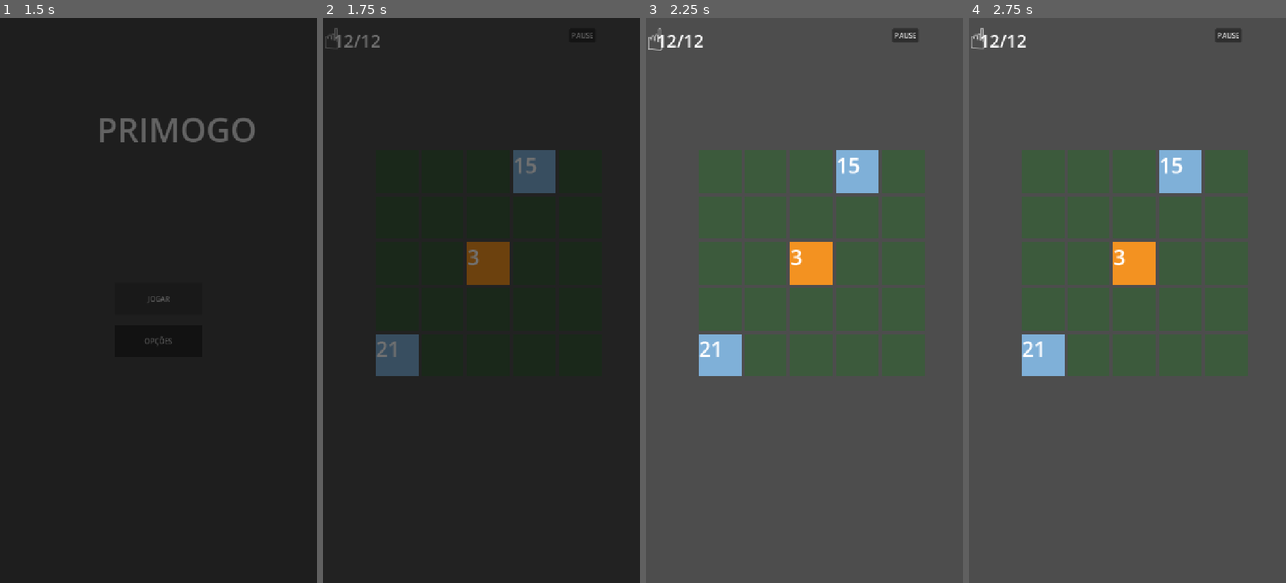
Above: before the commit, frames 1-4 (left to right).
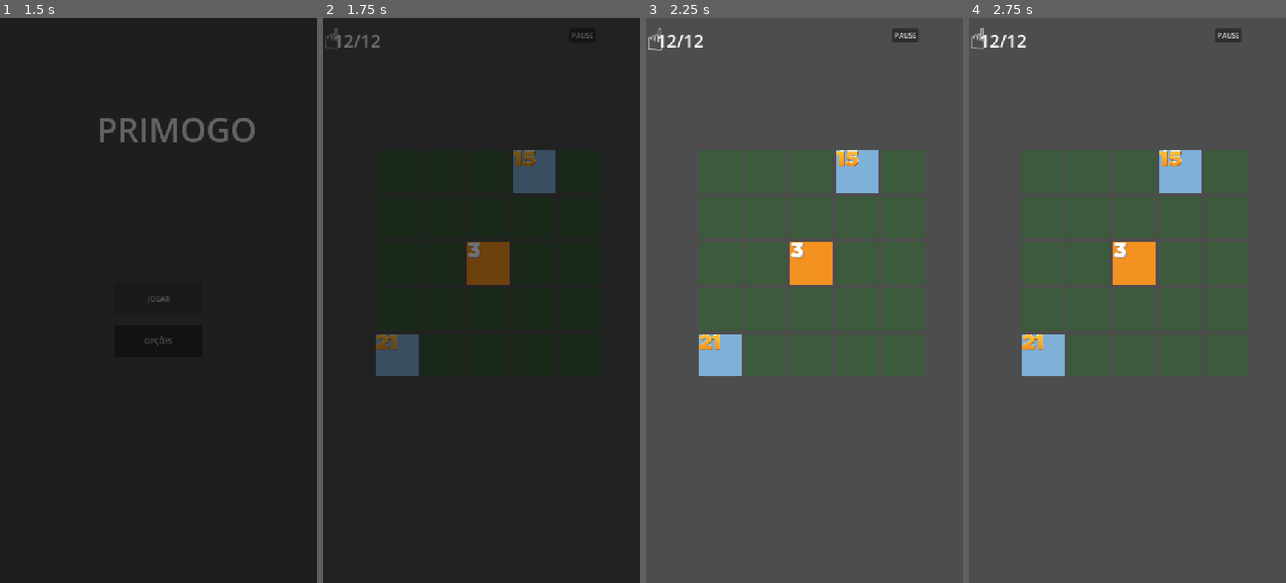
Above: after the commit, the same moments.

Repository: FernandoVillarMarinho/primogo-godot
Game: Godot game, scene res://features/main_menu/splash.tscn
Two runs of this game, one before a commit and one after it. Both use one fixed random seed, a clock stepped at 60 frames per second and the inputs below.
Inputs (mouse positions are in pixels of both pictures, inside the frame that each line leads up to):
- Up to frame 1 (1.5 s): tap Enter at 0.5 s; move the mouse to (228, 272) at 0.52 s; click (228, 272) at 0.67 s; click "JOGAR" at 1.25 s
- Up to frame 2 (1.75 s): no input
- Up to frame 3 (2.25 s): drag from (741, 328) to (788, 413) at 2.02 s
- Up to frame 4 (2.75 s): no input

Frame 1 is identical in both runs. In frame 2, 0.5% of the frame differs, in the area x 16-68%, y 23-60%; in frame 3, 0.5%; in frame 4, 0.5%.

Commit message:
T18: original bitmap fonts (DEV-002) wired into digits
- 4 BMFont .fnt files converted from the legacy metrics (no inference):
  fonts2/font.fnt (player digits, GameManager 790/854),
  fonts2/orangefont.fnt (frozen tiles + balloon, GameManager 934 /
  BalloonController 32), fonts/font_select.fnt (level select boxes,
  legacy font 2.fnt), fonts/numbers.fnt (energy counter; uniform
  56px cells from numbers.png.meta sprite rects)
- GameFonts helper (features/shared) exposes the 4 preloads with the
  legacy usage map; digits-only (0-9 + space) by design
- board.gd: DigitRenderer gets PLAYER/TILE font per cell kind; balloon
  slots use TILE (OrangeFont)
- test_game_fonts.gd: load, positive digit widths, proportional vs
  monospaced metrics, DigitRenderer integration

Suite: 137/137 GUT green
Note: legacy FontsOffSets.cs is dead code (never referenced); real
rects came from font*.fnt and numbers.png.meta

Co-Authored-By: Claude Fable 5 <noreply@anthropic.com>

Diff:
--- /dev/null
+++ b/domain/tests/test_game_fonts.gd
@@ -0,0 +1,47 @@
+extends GutTest
+## Tarefa 18 (Fase 3) — bitmap fonts originais (DEV-002): as 4 fontes convertidas dos
+## .fnt do legado carregam como Font e medem os 10 dígitos com largura positiva.
+
+
+func _fonts() -> Dictionary:
+	return {
+		"player (Fonts2/font)": GameFonts.PLAYER,
+		"tile (Fonts2/OrangeFont)": GameFonts.TILE,
+		"numbers (Fonts/numbers)": GameFonts.NUMBERS,
+		"select (Fonts/font_Select)": GameFonts.SELECT,
+	}
+
+
+func test_fonts_load_as_font() -> void:
+	for label in _fonts():
+		var f: Variant = _fonts()[label]
+		assert_true(f is Font, "%s importa como Font" % label)
+
+
+func test_all_digits_have_positive_width() -> void:
+	for label in _fonts():
+		var f: Font = _fonts()[label]
+		for d in 10:
+			var size := f.get_string_size(str(d))
+			assert_gt(size.x, 0.0, "%s: dígito %d tem largura > 0" % [label, d])
+
+
+func test_digit_widths_follow_legacy_metrics() -> void:
+	# nas fontes proporcionais o "1" é o glifo mais estreito (xadvance menor no .fnt);
+	# numbers.png é monoespaçada por design (células uniformes de 56 px no .meta do legado)
+	for label in ["player (Fonts2/font)", "tile (Fonts2/OrangeFont)", "select (Fonts/font_Select)"]:
+		var f: Font = _fonts()[label]
+		var one := f.get_string_size("1").x
+		var zero := f.get_string_size("0").x
+		assert_lt(one, zero, "%s: '1' mais estreito que '0' (métrica do .fnt)" % label)
+	var mono: Font = GameFonts.NUMBERS
+	assert_eq(mono.get_string_size("1").x, mono.get_string_size("0").x,
+		"numbers: monoespaçada (células uniformes)")
+
+
+func test_digit_renderer_accepts_original_font() -> void:
+	var d := DigitRenderer.new()
+	d.font = GameFonts.PLAYER
+	add_child_autofree(d)
+	d.set_value(42)
+	assert_gt(d.fit_font_size("42"), 0, "DigitRenderer dimensiona com a fonte original")
--- a/features/board/board.gd
+++ b/features/board/board.gd
@@ -151,6 +151,8 @@
 			_board_root.add_child(rect)
 			if cell.kind == Cell.Kind.PLAYER or cell.kind == Cell.Kind.FROZEN:
 				var d := DigitRenderer.new()
+				# bitmap fonts originais (DEV-002): player = Fonts2/font, congelados = OrangeFont
+				d.font = GameFonts.PLAYER if cell.kind == Cell.Kind.PLAYER else GameFonts.TILE
 				d.box_size = Vector2(TILE, TILE)
 				rect.add_child(d)
 				d.set_anchors_preset(Control.PRESET_FULL_RECT)
@@ -200,6 +202,7 @@
 		var slot := Button.new()
 		slot.custom_minimum_size = Vector2(72, 72)
 		slot.text = str(value)
+		slot.add_theme_font_override("font", GameFonts.TILE)  # balão usa OrangeFont (legado)
 		slot.pressed.connect(_on_slot_pressed.bind(value))
 		_balloon.add_child(slot)
 
--- /dev/null
+++ b/features/shared/game_fonts.gd
@@ -0,0 +1,14 @@
+class_name GameFonts
+## Bitmap fonts originais (DEV-002), convertidas dos .fnt do legado
+## (`Assets/Resources/Fonts*`, métricas exatas — nada inferido). Só têm os glifos 0–9 e
+## espaço: texto/ícones ("Nível", ⚡, /) continuam fora delas, por sprite ou fonte do tema.
+## Mapa de uso fiel ao legado:
+##  - PLAYER  = Fonts2/font       → dígitos do tile do jogador (GameManager 790/854)
+##  - TILE    = Fonts2/OrangeFont → tiles congelados e balão (GameManager 934, BalloonController 32)
+##  - NUMBERS = Fonts/numbers     → contador de energia da seleção (LevelSelect 62)
+##  - SELECT  = Fonts/font_Select → números das caixas da seleção (LevelSelect 78)
+
+const PLAYER := preload("res://assets/images/fonts2/font.fnt")
+const TILE := preload("res://assets/images/fonts2/orangefont.fnt")
+const NUMBERS := preload("res://assets/images/fonts/numbers.fnt")
+const SELECT := preload("res://assets/images/fonts/font_select.fnt")
Not shown, added: assets/images/fonts/font_select.fnt
Not shown, added: assets/images/fonts/font_select.fnt.import
Not shown, changed: assets/images/fonts/font_select.png.import
Not shown, added: assets/images/fonts/numbers.fnt
Not shown, added: assets/images/fonts/numbers.fnt.import
Not shown, changed: assets/images/fonts/numbers.png.import
Not shown, added: assets/images/fonts2/font.fnt
Not shown, added: assets/images/fonts2/font.fnt.import
Not shown, changed: assets/images/fonts2/font.png.import
Not shown, added: assets/images/fonts2/orangefont.fnt
Not shown, added: assets/images/fonts2/orangefont.fnt.import
Not shown, changed: assets/images/fonts2/orangefont.png.import
(and 2 more such lines)
